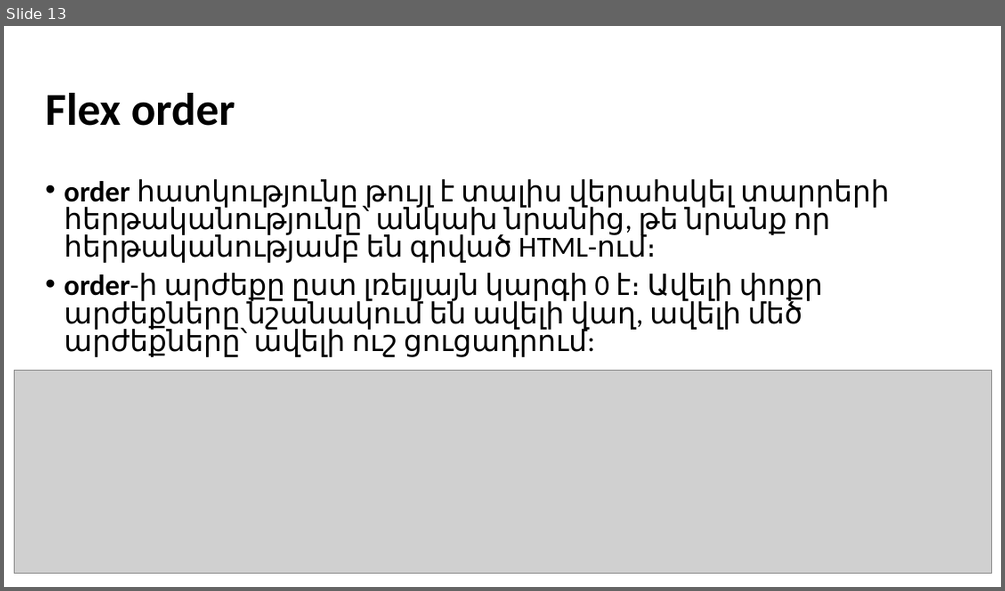
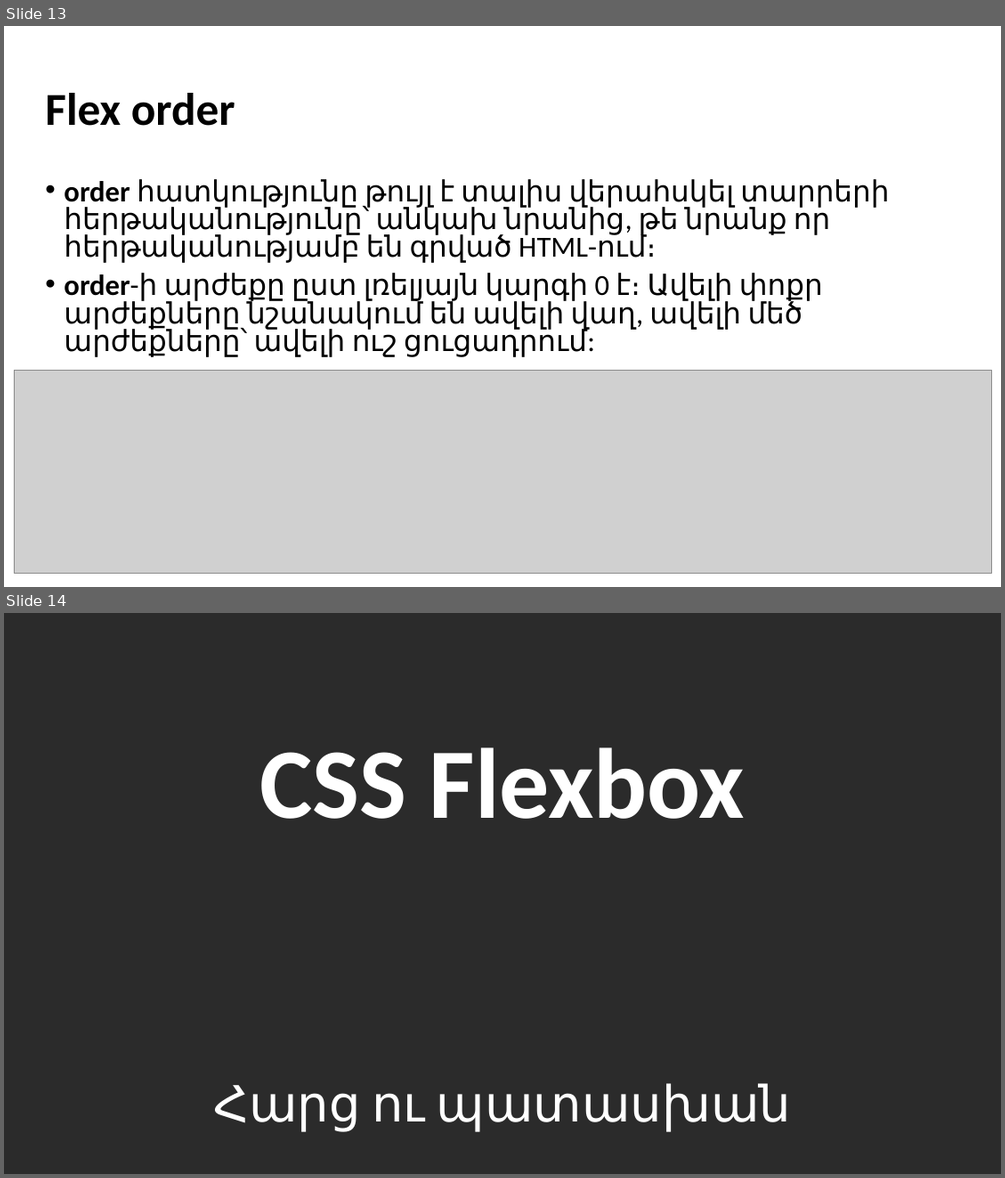
Before and after one commit to blackrainbowtest/BeeOnCode, a slide deck: HTML/08-CSS Flexbox.pptx. Shown one above the other, each under a label of ours: slide 13 before the commit, slides 13 and 14 after it. The pictures are 1005x591 and 1005x1178 pixels, drawn with LibreOffice and Linux fonts; fonts in the diff are those of the drawing; grey boxes stand for pictures; background and template pictures are left out; a plain dark background stands for a picture behind light text. Boxes give left, top, right and bottom in pixels: in the first picture for what was removed or moved away, otherwise in the second. Text is boxed around its words. In the diff, an @@ line names an element or a change of style, - is before the commit and + after.

Commit message:
add

```diff
--- a/HTML/08-CSS Flexbox.pptx
+++ b/HTML/08-CSS Flexbox.pptx
@@ slide 14 added at bbox=[4, 613, 1001, 1174], background picture (left out) @@
@@ title added at bbox=[259, 747, 744, 819], 96 pt, text #FFFFFF, bold @@
+CSS Flexbox
@@ subtitle added at bbox=[213, 1083, 791, 1131], 48 pt, text #FFFFFF @@
+Հարց ու պատասխան
```
